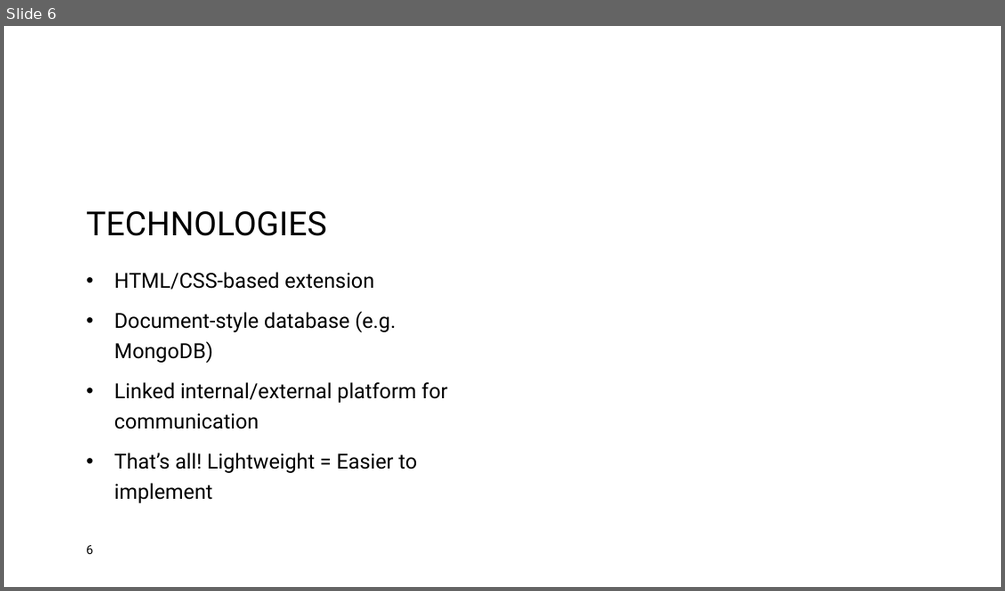
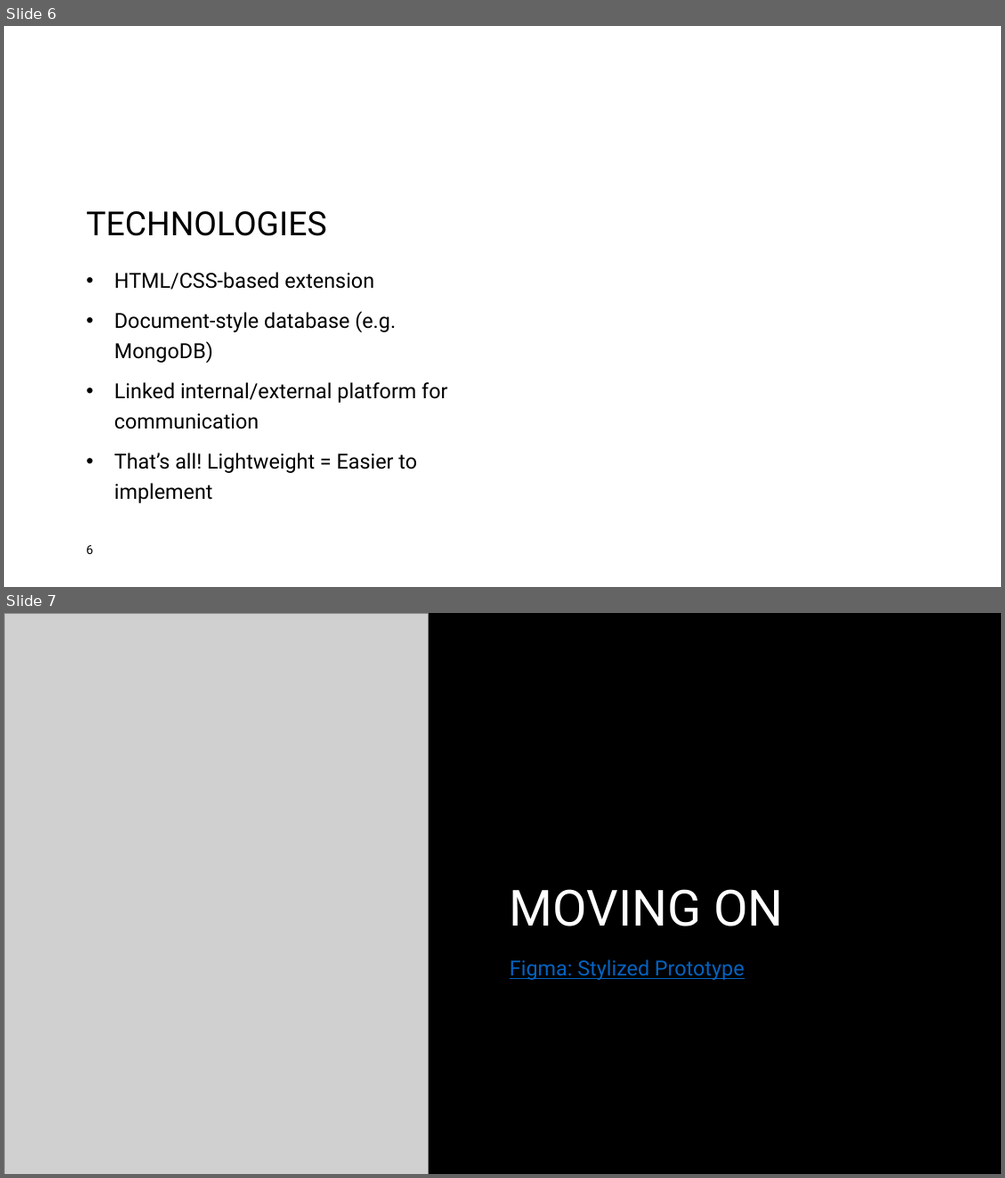
Before and after one commit to IntrixTheName/Error404, a slide deck: Azul Connect.pptx. Shown one above the other, each under a label of ours: slide 6 before the commit, slides 6 and 7 after it. The pictures are 1005x591 and 1005x1178 pixels, drawn with LibreOffice and Linux fonts; fonts in the diff are those of the drawing; grey boxes stand for pictures; background and template pictures are left out. Boxes give left, top, right and bottom in pixels: in the first picture for what was removed or moved away, otherwise in the second. Text is boxed around its words. In the diff, an @@ line names an element or a change of style, - is before the commit and + after.

```diff
--- a/Azul Connect.pptx
+++ b/Azul Connect.pptx
@@ slide 7 added at (x1=4, y1=613, x2=1001, y2=1174), background #000000 @@
@@ picture added at (x1=4, y1=613, x2=428, y2=1174) @@
@@ title added at (x1=510, y1=889, x2=783, y2=926), 48 pt, text #FFFFFF @@
+MOVING ON
@@ text added at (x1=510, y1=959, x2=744, y2=980), 20 pt, text #0563C1, underline @@
+Figma: Stylized Prototype
```
Also in this commit, not shown: 3 slides removed.
